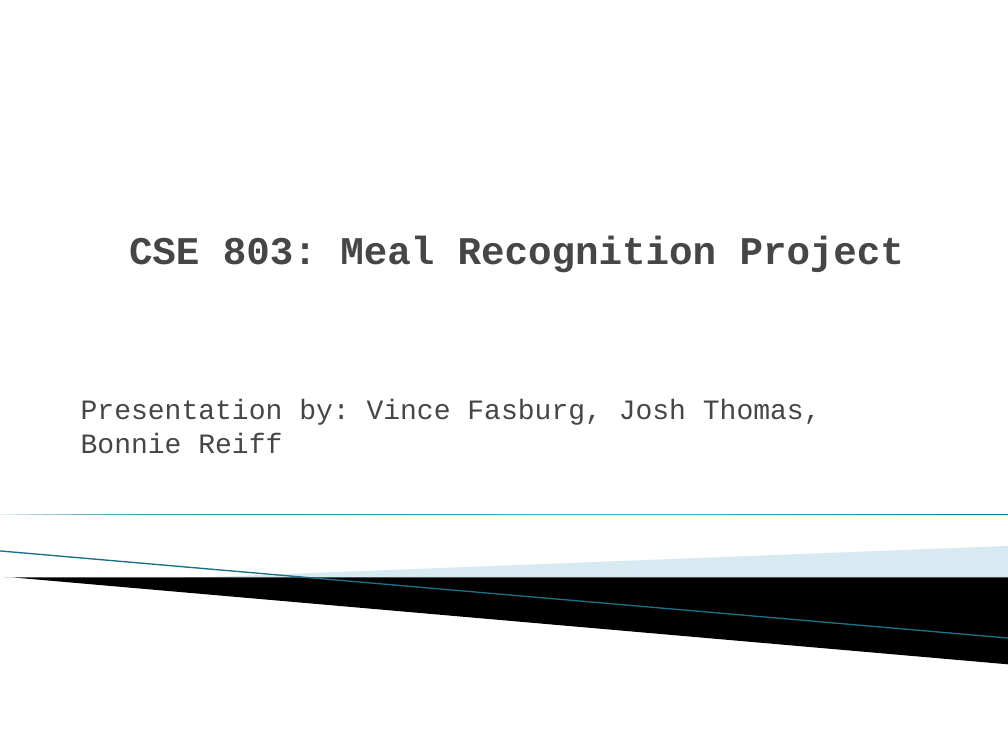
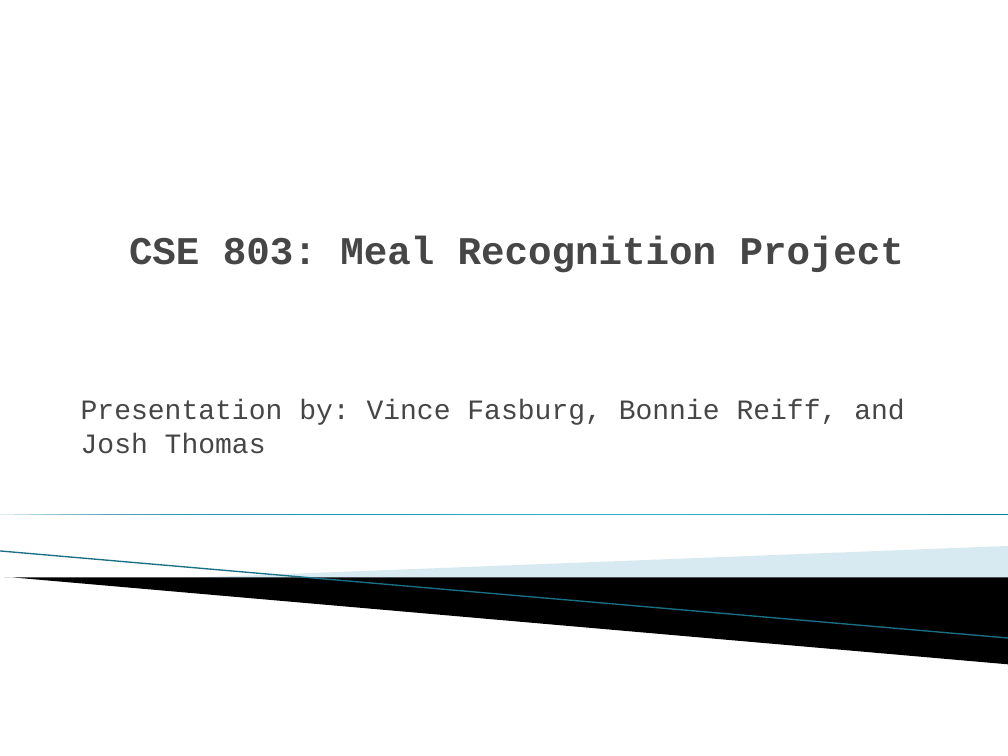
Before and after one commit to vfasburg/cse_803, a slide deck: slide 1 of documents/830_Presentation_Fasburg_Thomas_Reiff.pptx. Drawn at 1008x756 pixels with LibreOffice and Linux fonts; fonts in the diff are those of the drawing; background and template pictures are left out. Boxes give left, top, right and bottom in pixels: in the first picture for what was removed or moved away, otherwise in the second. Text is boxed around its words. In the diff, an @@ line names an element or a change of style, - is before the commit and + after.

Commit message:
Updated presentation

```diff
--- a/documents/830_Presentation_Fasburg_Thomas_Reiff.pptx
+++ b/documents/830_Presentation_Fasburg_Thomas_Reiff.pptx
@@ subtitle at <box>81,399,904,454</box>: text changed @@
-Presentation by: Vince Fasburg, Josh Thomas, Bonnie Reiff
+Presentation by: Vince Fasburg, Bonnie Reiff, and Josh Thomas
```
Also in this commit, not shown: 2 other slides changed, 1 slide added, 1 slide removed, 3 other files.
